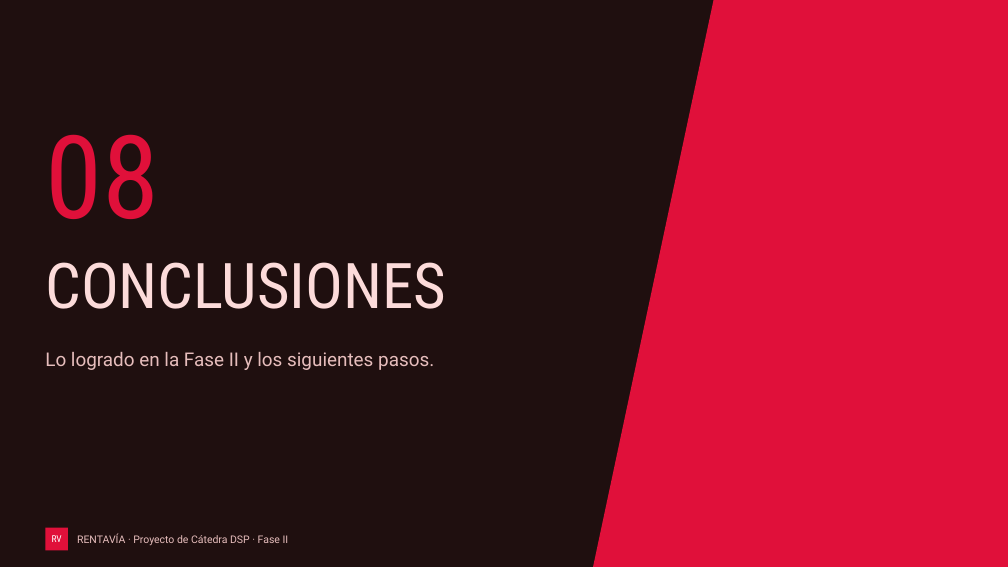
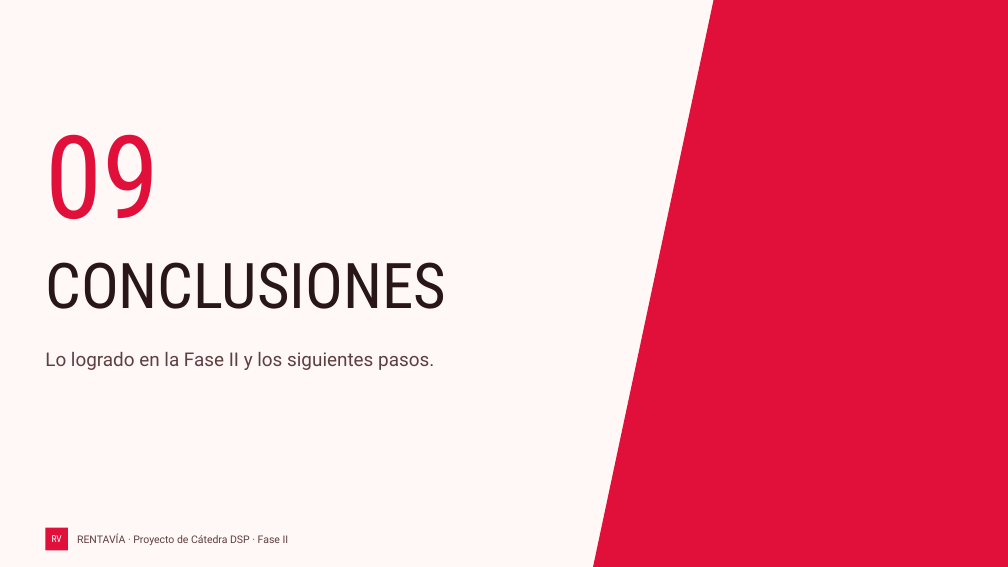
Before and after one commit to caleb-bvm/Rentavia, a slide deck: slide 27 of docs/fase-2/Rentavia-Presentacion.pptx (slide 23 before the commit). Drawn at 1008x567 pixels with LibreOffice and Linux fonts; fonts in the diff are those of the drawing. Boxes give left, top, right and bottom in pixels: in the first picture for what was removed or moved away, otherwise in the second. Text is boxed around its words. In the diff, an @@ line names an element or a change of style, - is before the commit and + after.

```diff
--- a/docs/fase-2/Rentavia-Presentacion.pptx
+++ b/docs/fase-2/Rentavia-Presentacion.pptx
@@ background #1F0F0F to #FFF8F7 @@
@@ text at [45, 134, 159, 219]: text changed @@
-08
+09
@@ title "CONCLUSIONES" at [45, 262, 446, 309]: text colour #FCDBDA to #291717 @@
@@ text "Lo logrado en la Fase ..." at [45, 352, 434, 370]: text colour #E6BDBC to #5D3F3F @@
@@ text "RENTAVÍA · Proyecto de Cátedra ..." at [77, 533, 289, 545]: text colour #E6BDBC to #5D3F3F @@
```
Also in this commit, not shown: 24 other slides changed, 5 slides added, 1 slide removed.
